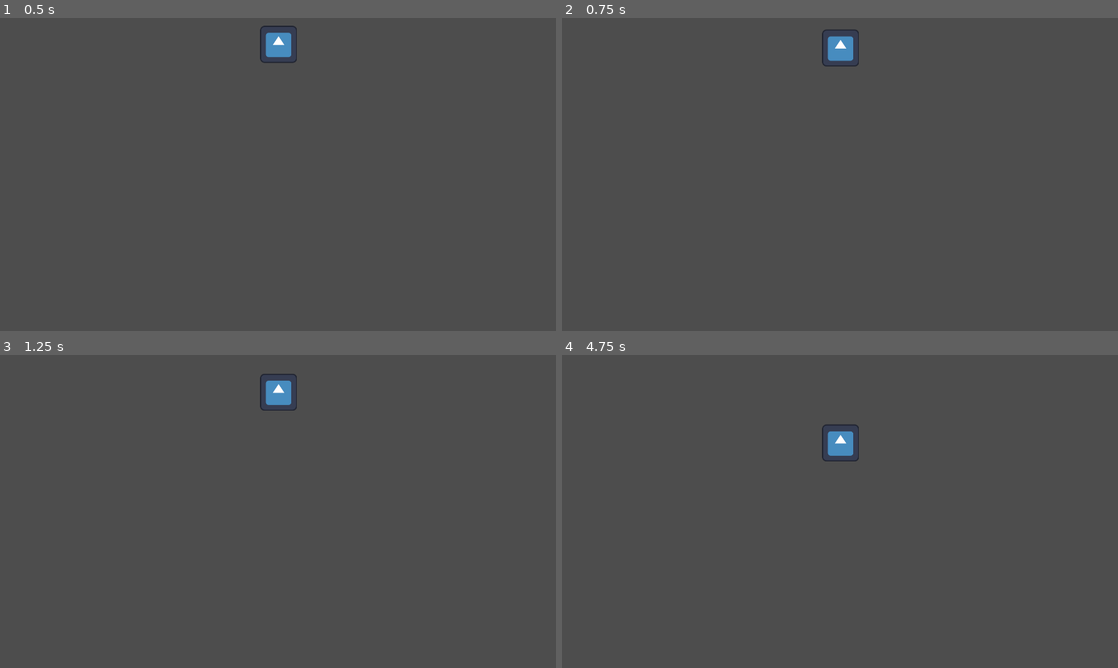
Above: before the commit, frames 1-4 (two rows, left to right).
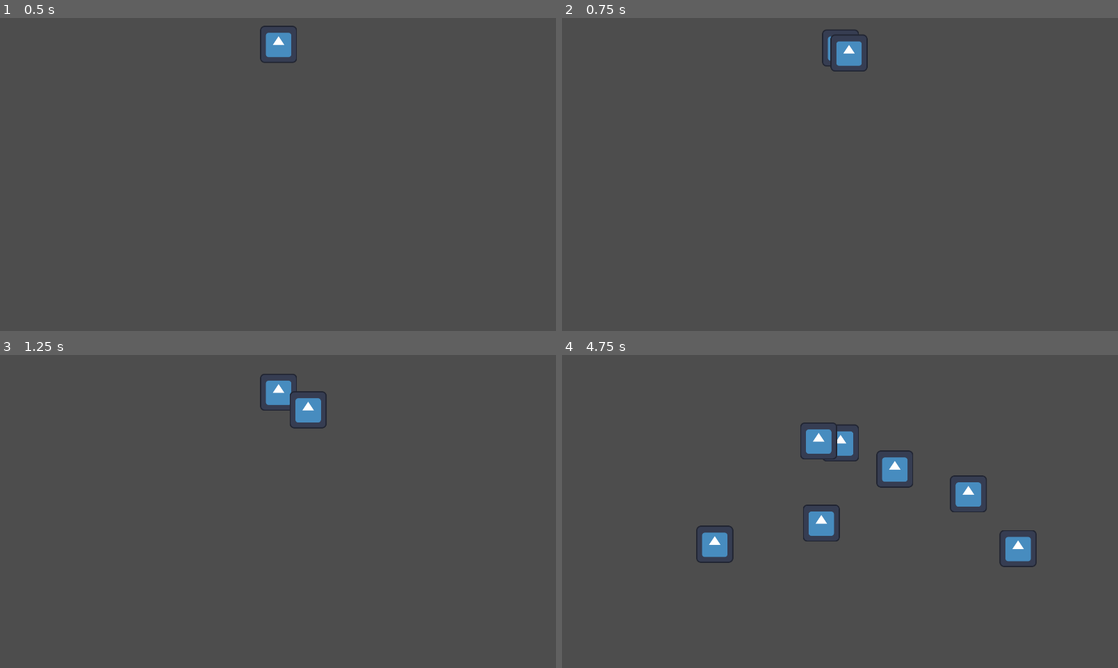
Above: after the commit, the same moments.

Repository: KaarenTenson/GameJam2025GreenMoneyQuack
Game: Godot game, scene res://scenes/main.tscn
Two runs of this game, one before a commit and one after it. Both use one fixed random seed, a clock stepped at 60 frames per second and the inputs below. This scene is started directly instead of the project's main scene. The engine's default icon, where the game draws it, is replaced by a stand-in: a white triangle on a blue panel in a dark square.
Inputs (mouse positions are in pixels of both pictures, inside the frame that each line leads up to):
- Up to frame 1 (0.5 s): no input
- Up to frame 2 (0.75 s): move the mouse to (962, 158) at 0.52 s; press the mouse at (962, 158) at 0.53 s
- Up to frame 3 (1.25 s): no input
- Up to frame 4 (4.75 s): move the mouse to (728, 527) at 1.27 s; release the mouse at (728, 527) at 1.28 s; right-click (728, 527) at 1.35 s; move the mouse to (895, 442) at 2.02 s; press the mouse at (895, 442) at 2.03 s; move the mouse to (812, 574) at 2.77 s; release the mouse at (812, 574) at 2.78 s; right-click (812, 574) at 2.85 s; move the mouse to (1006, 558) at 3.52 s; press the mouse at (1006, 558) at 3.53 s; move the mouse to (673, 464) at 4.27 s; release the mouse at (673, 464) at 4.28 s; right-click (673, 464) at 4.35 s

Frame 1 is identical in both runs. In frame 2, 0.5% of the frame differs, in the area x 48-55%, y 5-18%; in frame 3, 0.5%; in frame 4, 2.8%, in the area x 24-86%, y 21-68%.
Error before the commit: Parse Error: Class "Pizza" hides a global script class. (res://scenes/pizza.gd:2)

Commit message:
pizza playe fix

Diff:
--- a/gamejam2025greenmoneyquack/scenes/pizza.gd
+++ /dev/null
@@ -1,13 +0,0 @@
-extends Node2D
-class_name Pizza
-
-var direction: Vector2
-var speed: float = 200.0  # Speed in pixels per second
-
-func set_new_position(fly: Vector2) -> void:
-	direction = (fly - position)
-
-func _process(delta: float) -> void:
-	if direction != null:
-		position += direction.normalized() * speed * delta
-		print(position)
--- a/gamejam2025greenmoneyquack/scenes/pizza.tscn
+++ b/gamejam2025greenmoneyquack/scenes/pizza.tscn
@@ -1,6 +1,6 @@
 [gd_scene load_steps=5 format=3 uid="uid://mqu2q71lm7hr"]
 
-[ext_resource type="Script" path="res://scenes/pizza.gd" id="1_7q0oi"]
+[ext_resource type="Script" uid="uid://bewqeg3cwf336" path="res://scripts/pizza/pizza.gd" id="1_7q0oi"]
 [ext_resource type="Texture2D" uid="uid://jxilf477tybe" path="res://icon.svg" id="2_xpi5f"]
 
 [sub_resource type="SpriteFrames" id="SpriteFrames_pr8rg"]
Not shown: 1 places in gamejam2025greenmoneyquack/scenes/main.tscn that only renumber resources
Not shown: 1 places in gamejam2025greenmoneyquack/scenes/main_menu.tscn that only renumber resources
Not shown, removed: gamejam2025greenmoneyquack/scenes/pizza.gd.uid
Not shown, changed: gamejam2025greenmoneyquack/scripts/pizza/pizza.gd.uid
